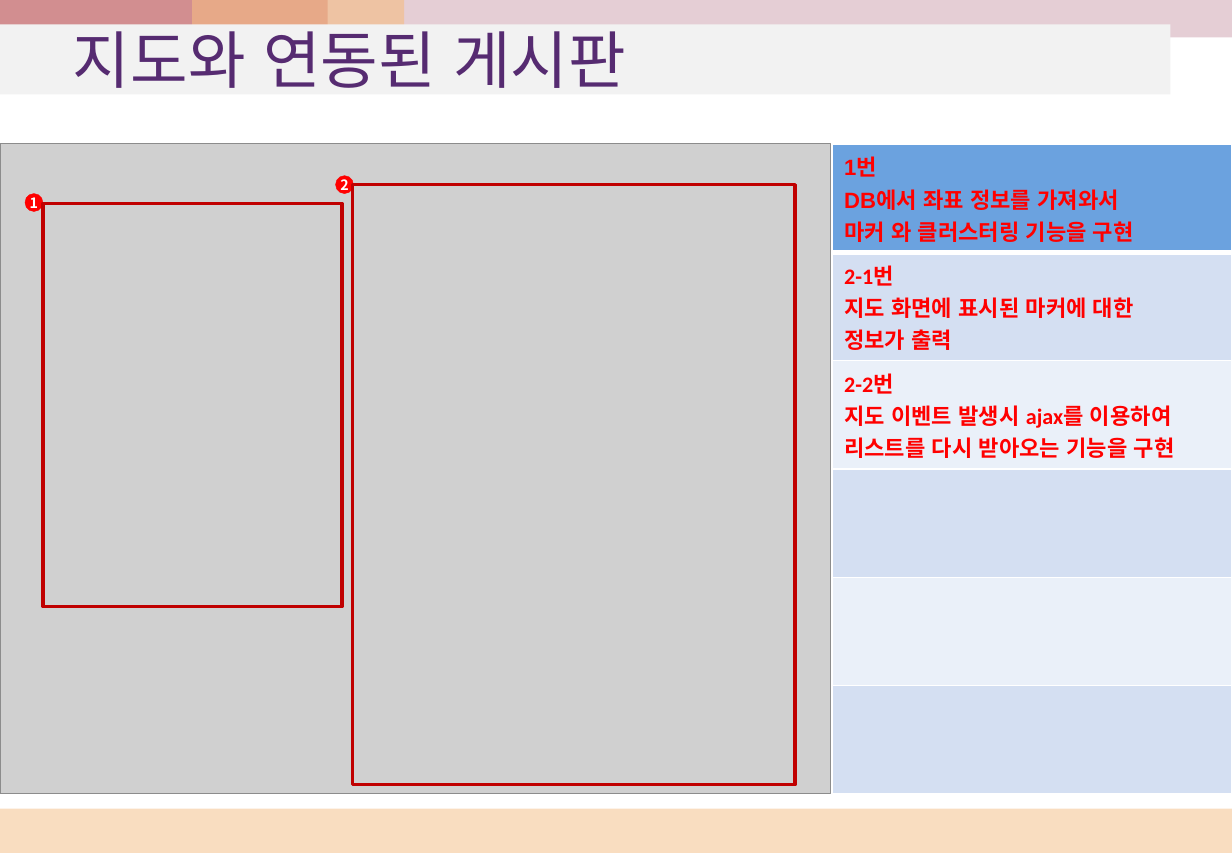
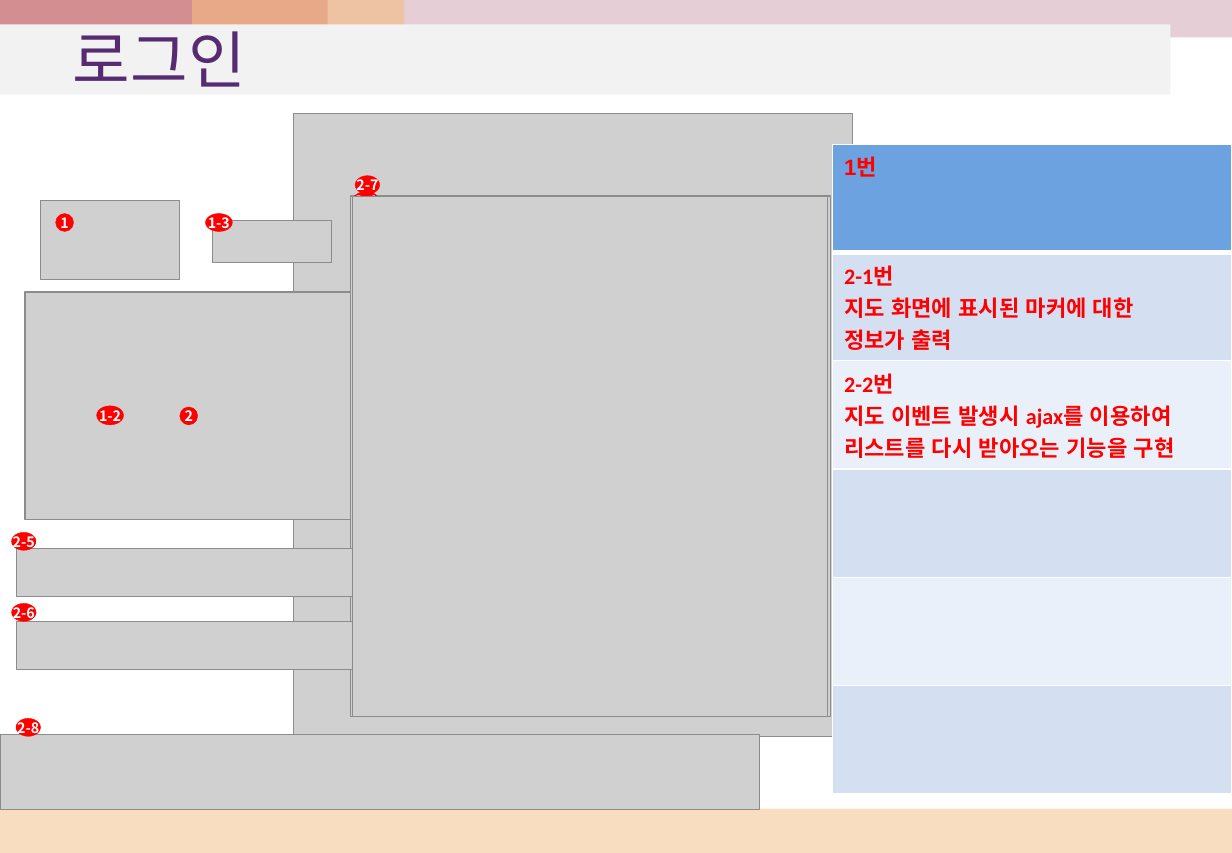
Before and after one commit to kshwang/javapj, a slide deck: slide 10 of 웹1팀_프로젝트_화면설계서.pptx. Drawn at 1232x853 pixels with LibreOffice and Linux fonts; fonts in the diff are those of the drawing; grey boxes stand for pictures. Boxes give left, top, right and bottom in pixels: in the first picture for what was removed or moved away, otherwise in the second. Text is boxed around its words. In the diff, an @@ line names an element or a change of style, - is before the commit and + after.

Commit message:
ddd

```diff
--- a/웹1팀_프로젝트_화면설계서.pptx
+++ b/웹1팀_프로젝트_화면설계서.pptx
@@ title at (73, 19, 246, 87): text changed @@
-지도와 연동된 게시판
+로그인
@@ picture: place and size @@
-picture at (0, 144, 831, 793)
+picture at (293, 114, 851, 736)
@@ table at (832, 144, 1231, 793) @@
-row 1, column 1: 1번 / DB에서 좌표 정보를 가져와서 / 마커 와 클러스터링 기능을 구현
+row 1, column 1: 1번
@@ ellipse added at (355, 176, 380, 194), fill #FF0000, outline #FF0000 0.25 pt, 9 pt, text #FFFFFF, bold @@
+2-7
@@ picture added at (41, 200, 181, 278) @@
@@ rectangle removed at (43, 203, 342, 606) @@
@@ picture added at (351, 195, 831, 716) @@
@@ rectangle removed at (352, 184, 794, 784) @@
@@ picture added at (352, 197, 824, 716) @@
@@ ellipse added at (352, 192, 380, 210), fill #FF0000, outline #FF0000 0.25 pt, 9 pt, text #FFFFFF, bold @@
+2-4
@@ picture added at (352, 197, 827, 716) @@
@@ ellipse added at (374, 195, 401, 214), fill #FF0000, outline #FF0000 0.25 pt, 9 pt, text #FFFFFF, bold @@
+2-3
@@ ellipse "1": place and size @@
-ellipse "1" at (25, 193, 43, 211)
+ellipse "1" at (56, 214, 74, 232)
@@ ellipse added at (206, 214, 233, 232), fill #FF0000, outline #FF0000 0.25 pt, 9 pt, text #FFFFFF, bold @@
+1-3
@@ picture added at (213, 220, 332, 263) @@
@@ picture added at (25, 292, 352, 519) @@
@@ ellipse added at (97, 406, 124, 425), fill #FF0000, outline #FF0000 0.25 pt, 9 pt, text #FFFFFF, bold @@
+1-2
@@ ellipse "2": place and size @@
-ellipse "2" at (335, 176, 353, 194)
+ellipse "2" at (180, 407, 198, 425)
@@ ellipse added at (11, 532, 35, 550), fill #FF0000, outline #FF0000 0.25 pt, 9 pt, text #FFFFFF, bold @@
+2-5
@@ picture added at (17, 548, 366, 597) @@
@@ ellipse added at (11, 603, 36, 622), fill #FF0000, outline #FF0000 0.25 pt, 9 pt, text #FFFFFF, bold @@
+2-6
@@ picture added at (17, 621, 352, 669) @@
@@ ellipse added at (16, 718, 41, 736), fill #FF0000, outline #FF0000 0.25 pt, 9 pt, text #FFFFFF, bold @@
+2-8
@@ picture added at (0, 734, 759, 809) @@
```
Also in this commit, not shown: 13 other slides changed, 5 slides added, 8 slides removed.
